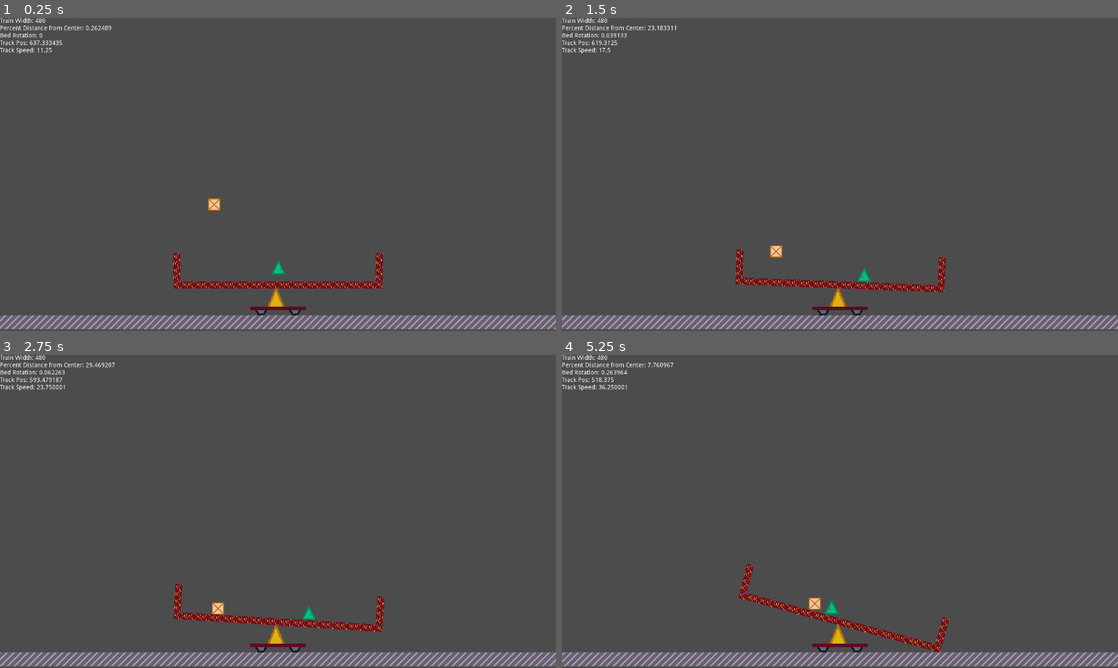
Above: before the commit, frames 1-4 (two rows, left to right).
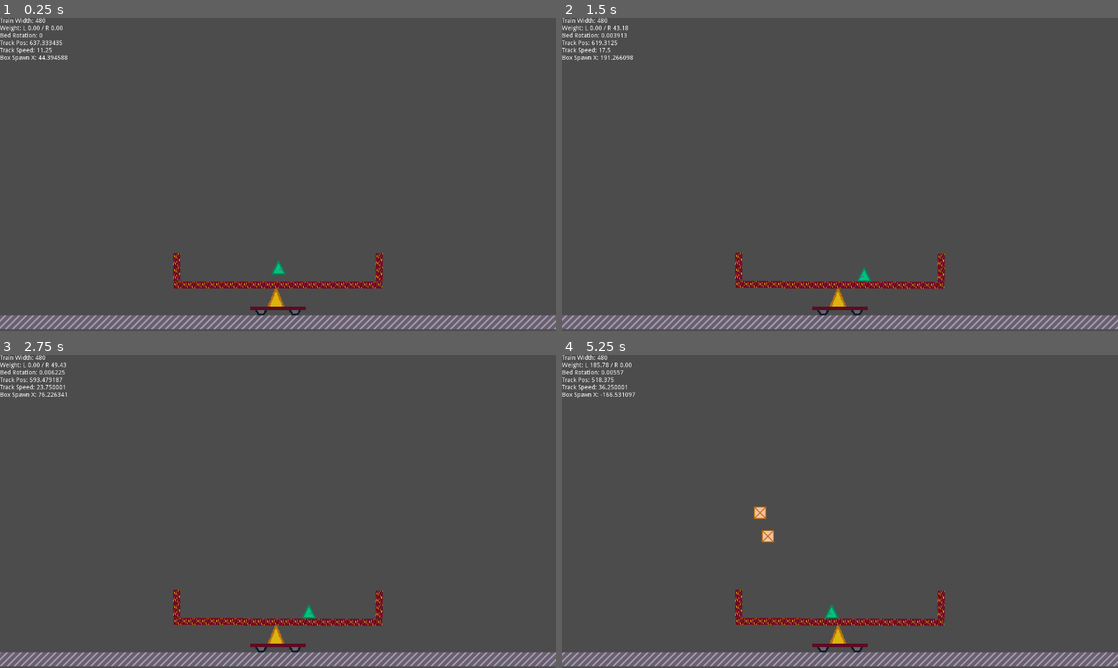
Above: after the commit, the same moments.

Repository: RetroIndieJosh/train-tilt
Game: Godot game, scene res://scenes/Game.tscn
Same seed, same stepped clock (60 frames per second), same inputs: the game is played once before the commit and once after it.
Inputs:
- Up to frame 1 (0.25 s): no input
- Up to frame 2 (1.5 s): hold D (right) 0.53-1.28 s; hold Left (left) from 1.28 s (still down)
- Up to frame 3 (2.75 s): release Left (left) at 2.03 s; hold D (right) from 2.03 s (still down)
- Up to frame 4 (5.25 s): release D (right) at 3.53 s; hold Left (left) from 3.53 s (still down); tap F2 (box, bound only after the commit) at 4.15 s

The runs differ from the first frame. In frame 1, 0.3% of the frame differs, in the area x 0-40%, y 2-62%; in frame 2, 1.3%; in frame 3, 1.6%; in frame 4, 2.6%, in the area x 0-70%, y 2-96%.

Commit message:
Apply box weight, spawn boxes

Diff:
--- a/project.godot
+++ b/project.godot
@@ -64,6 +64,11 @@
 , Object(InputEventJoypadButton,"resource_local_to_scene":false,"resource_name":"","device":0,"button_index":2,"pressure":0.0,"pressed":false,"script":null)
  ]
 }
+box={
+"deadzone": 0.5,
+"events": [ Object(InputEventKey,"resource_local_to_scene":false,"resource_name":"","device":0,"alt":false,"shift":false,"control":false,"meta":false,"command":false,"pressed":false,"scancode":16777245,"unicode":0,"echo":false,"script":null)
+ ]
+}
 
 [physics]
 
--- /dev/null
+++ b/scenes/Box.tscn
@@ -0,0 +1,20 @@
+[gd_scene load_steps=4 format=2]
+
+[ext_resource path="res://scripts/Entity.gd" type="Script" id=1]
+[ext_resource path="res://art/box.png" type="Texture" id=2]
+
+[sub_resource type="RectangleShape2D" id=4]
+extents = Vector2( 13.7302, 13.9128 )
+
+[node name="Box" type="KinematicBody2D"]
+position = Vector2( -147.235, 65.4936 )
+script = ExtResource( 1 )
+__meta__ = {
+"_edit_group_": true
+}
+
+[node name="Sprite" type="Sprite" parent="."]
+texture = ExtResource( 2 )
+
+[node name="CollisionShape2D" type="CollisionShape2D" parent="."]
+shape = SubResource( 4 )
--- a/scenes/Game.tscn
+++ b/scenes/Game.tscn
@@ -1,15 +1,14 @@
-[gd_scene load_steps=16 format=2]
+[gd_scene load_steps=14 format=2]
 
 [ext_resource path="res://art/player.png" type="Texture" id=1]
 [ext_resource path="res://art/train-bed.png" type="Texture" id=2]
 [ext_resource path="res://art/track.png" type="Texture" id=3]
 [ext_resource path="res://scripts/Track.gd" type="Script" id=4]
 [ext_resource path="res://art/train-support.png" type="Texture" id=5]
-[ext_resource path="res://scripts/Entity.gd" type="Script" id=6]
+[ext_resource path="res://scripts/Box Generator.gd" type="Script" id=6]
 [ext_resource path="res://collision/TrainBedCollision.tres" type="Shape2D" id=7]
 [ext_resource path="res://collision/TrainWallCollision.tres" type="Shape2D" id=8]
 [ext_resource path="res://scripts/Player.gd" type="Script" id=9]
-[ext_resource path="res://art/box.png" type="Texture" id=10]
 [ext_resource path="res://scenes/Train.gd" type="Script" id=11]
 [ext_resource path="res://scripts/Info.gd" type="Script" id=12]
 
@@ -18,9 +17,6 @@
 
 [sub_resource type="RectangleShape2D" id=3]
 extents = Vector2( 1920.75, 11.381 )
-
-[sub_resource type="RectangleShape2D" id=4]
-extents = Vector2( 13.7302, 13.9128 )
 
 [node name="Game" type="Node2D"]
 
@@ -139,15 +135,5 @@
 [node name="Camera2D" type="Camera2D" parent="."]
 current = true
 
-[node name="Box" type="KinematicBody2D" parent="."]
-position = Vector2( -147.235, 65.4936 )
+[node name="Box Generator" type="Position2D" parent="."]
 script = ExtResource( 6 )
-__meta__ = {
-"_edit_group_": true
-}
-
-[node name="Sprite" type="Sprite" parent="Box"]
-texture = ExtResource( 10 )
-
-[node name="CollisionShape2D" type="CollisionShape2D" parent="Box"]
-shape = SubResource( 4 )
--- a/scenes/Train.gd
+++ b/scenes/Train.gd
@@ -1,6 +1,8 @@
 extends KinematicBody2D
 
-const ROT_SPEED = deg2rad(0.1)
+enum Side { LEFT, RIGHT }
+
+const ROT_SPEED = deg2rad(0.01)
 const MAX_ROT = deg2rad(16)
 const MIN_ROT = -MAX_ROT
 
@@ -13,19 +15,31 @@
         info.set_data("Train Width", width)
 
 func _physics_process(delta):
+        var weight_right = 0
+        var weight_left = 0
+        for c in $"..".get_children():
+                if c is Entity:
+                        var weight = calc_weight(c)
+                        if c.position.x < 0:
+                                weight_left += weight
+                        else:
+                                weight_right += weight
+
         # NOTE horizontal distance will shrink as bed rotates and need to account for walls, so use ~80% max
-        var percent_distance = 100 * abs(player.position.x) / (width * 0.5)
-        info.set_data("Percent Distance from Center", percent_distance)
-        if percent_distance > 20:
-                var rot_mult = percent_distance + 20
-                if player.position.x > 0:
-                        rotation += ROT_SPEED * delta * rot_mult
-                else:
-                        rotation -= ROT_SPEED * delta * rot_mult
-
-                if rotation < MIN_ROT || rotation > MAX_ROT:
-                        track.brake(delta)
-
-                rotation = clamp(rotation, MIN_ROT, MAX_ROT)
+        info.set_data("Weight", "L %0.2f / R %0.2f" % [weight_left, weight_right])
+        var total_weight = weight_right - weight_left
+        rotation += ROT_SPEED * delta * total_weight
+        if rotation < MIN_ROT || rotation > MAX_ROT:
+                track.brake(delta)
+        rotation = clamp(rotation, MIN_ROT, MAX_ROT)
 
         info.set_data("Bed Rotation", rotation)
+
+# TODO zero if not touching
+func calc_weight(entity) -> float:
+        var percent_distance = 100 * abs(entity.position.x) / (width * 0.5)
+        #info.set_data(entity.name + " % dist", percent_distance)
+        if percent_distance < 20:
+                return 0.0
+        #info.set_data(entity.name + " weight", (percent_distance + 20) * entity.weight)
+        return (percent_distance + 20) * entity.weight
--- /dev/null
+++ b/scripts/Box Generator.gd
@@ -0,0 +1,31 @@
+extends Position2D
+
+export var move_speed = 10
+export var sec_per_box = 5
+
+onready var info = $"../Info"
+onready var game = $".."
+onready var box = preload("res://scenes/Box.tscn")
+onready var train = $"../Train Bed"
+
+var elapsed = 0
+var total_elapsed = 0
+
+func _process(delta):
+        total_elapsed += delta
+        var max_x = train.width * 0.4
+        position.x = sin(total_elapsed) * max_x
+        info.set_data("Box Spawn X", position.x)
+
+        elapsed += delta
+        if elapsed > sec_per_box:
+                spawn_box()
+                elapsed -= sec_per_box
+
+        if Input.is_action_just_pressed("box"):
+                spawn_box()
+
+func spawn_box():
+        var new_box = box.instance()
+        new_box.position = position
+        game.add_child(new_box)
--- a/scripts/Entity.gd
+++ b/scripts/Entity.gd
@@ -2,8 +2,11 @@
 class_name Entity
 
 const GRAVITY = 98
-const PUSH_SPEED = 150
-const PUSH_TIME = 0.1
+const PUSH_JUMP = 20
+const PUSH_SPEED = 200
+const PUSH_TIME = 0.2
+
+export var weight = 1
 
 var push_direction = 0
 var push_time = 0
@@ -20,9 +23,11 @@
 
         velocity.y += GRAVITY * delta
         velocity = move_and_slide(velocity)
+        velocity.x = 0
 
 func push(direction):
         if direction != push_direction:
                 push_time = 0
         push_time += PUSH_TIME
+        #velocity.y -= PUSH_JUMP
         push_direction = direction
Not shown, changed: TODO.md
